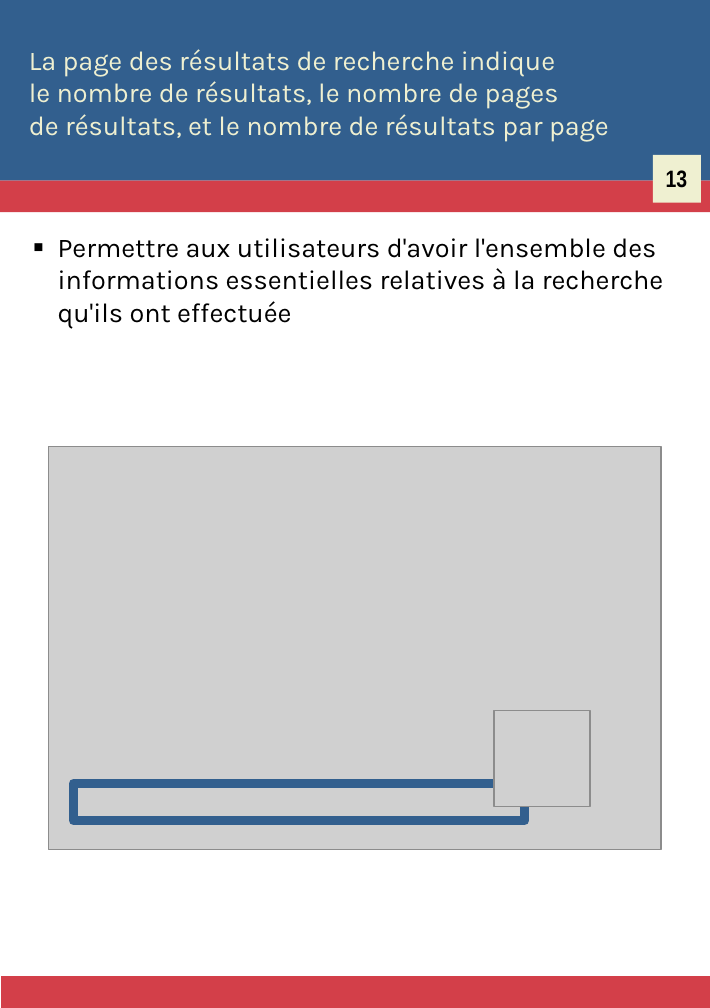
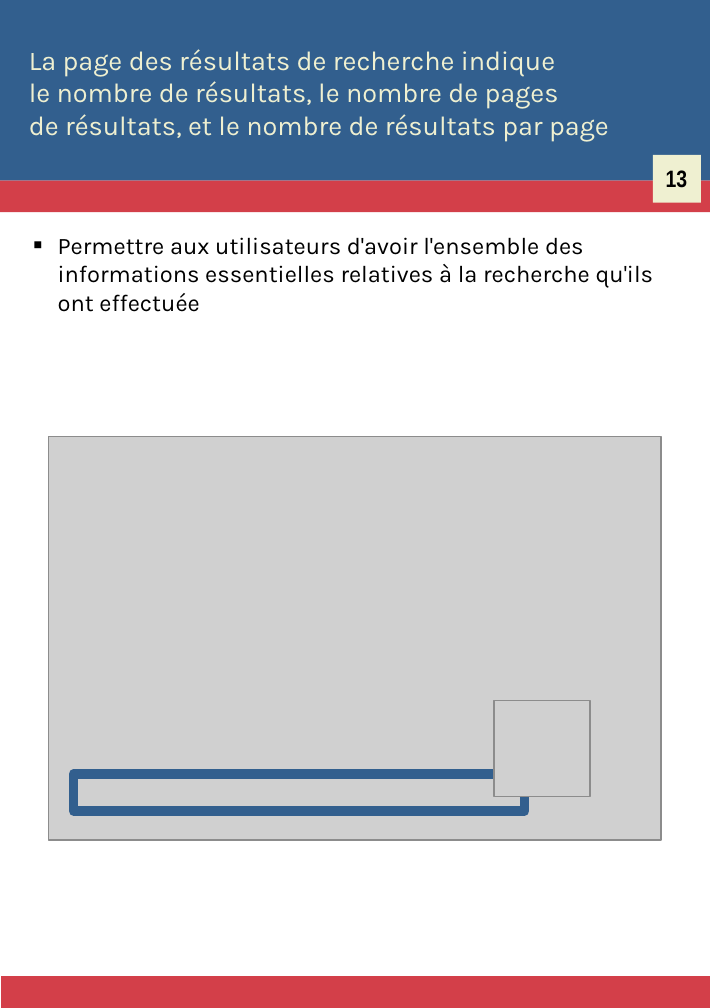
Before and after one commit to Zigazou/bonnes-pratiques-illustrees, a slide deck: slide 16 of bonnes-pratiques.odp. Drawn at 710x1008 pixels with LibreOffice and Linux fonts; fonts in the diff are those of the drawing; grey boxes stand for pictures. Boxes give left, top, right and bottom in pixels: in the first picture for what was removed or moved away, otherwise in the second. Text is boxed around its words. In the diff, an @@ line names an element or a change of style, - is before the commit and + after.

```diff
--- a/bonnes-pratiques.odp
+++ b/bonnes-pratiques.odp
@@ text "Permettre aux utilisateurs d'avoir l'ensemble ..." at bbox=[58, 237, 654, 312]: size 16 to 14 pt @@
@@ 2 pictures, 1 rectangle: place and size @@
-2 pictures, 1 rectangle at bbox=[49, 446, 661, 849]
+2 pictures, 1 rectangle at bbox=[49, 436, 661, 839]
```
Also in this commit, not shown: 60 other slides changed, 180 slides added, 1 slide removed, 14 other files.
